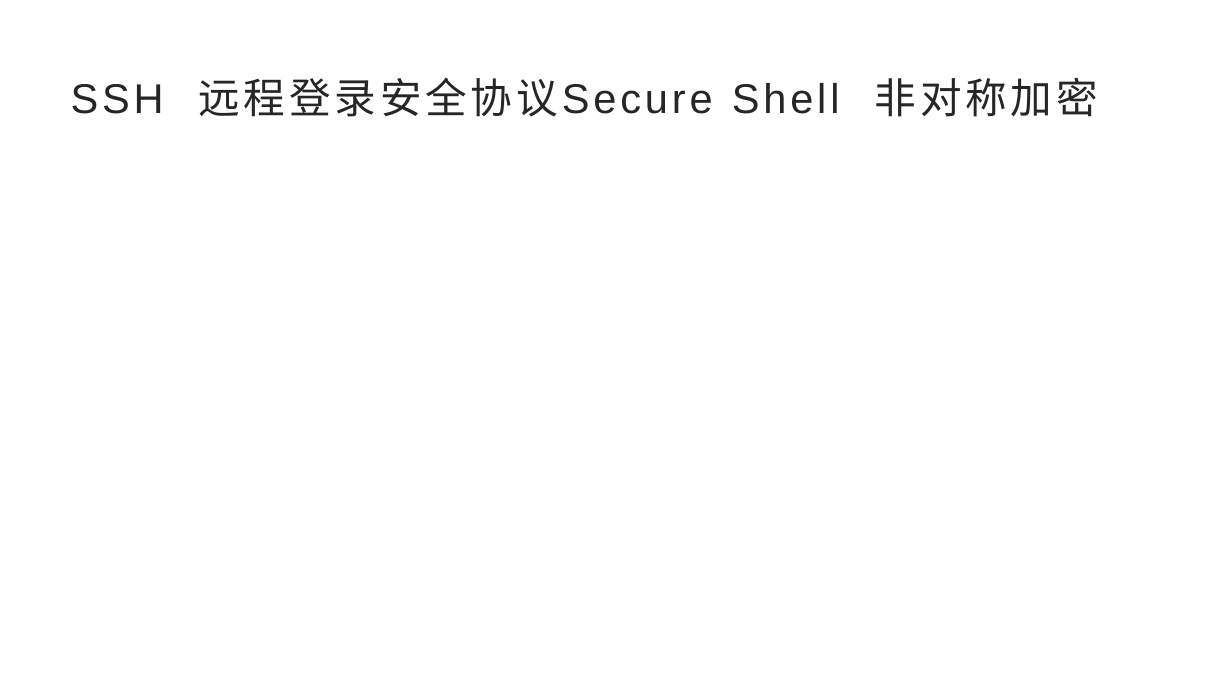
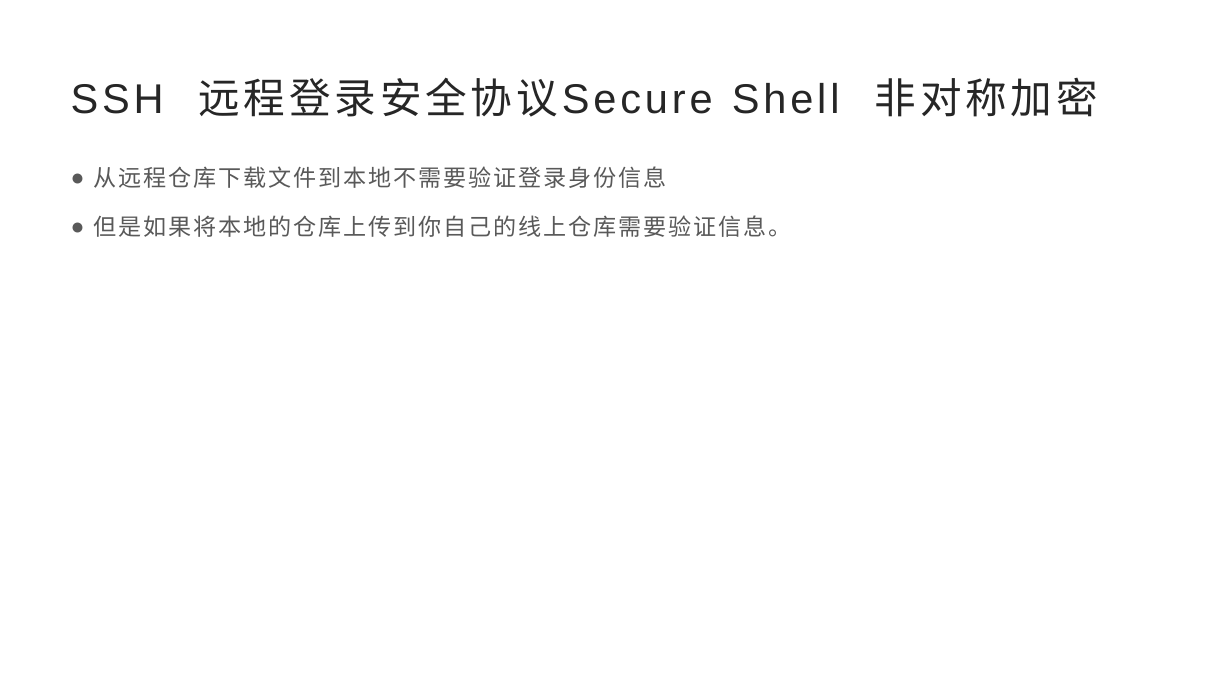
Before and after one commit to Bais-art/teaching, a slide deck: slide 2 of git操作.pptx. Drawn at 1232x693 pixels with LibreOffice and Linux fonts; fonts in the diff are those of the drawing. Boxes give left, top, right and bottom in pixels: in the first picture for what was removed or moved away, otherwise in the second. Text is boxed around its words. In the diff, an @@ line names an element or a change of style, - is before the commit and + after.

```diff
--- a/git操作.pptx
+++ b/git操作.pptx
@@ text added at [94, 166, 792, 237], 18 pt, text #595959 @@
+● 从远程仓库下载文件到本地不需要验证登录身份信息
+● 但是如果将本地的仓库上传到你自己的线上仓库需要验证信息。
```
Also in this commit, not shown: 1 other slide changed, 12 other files.
